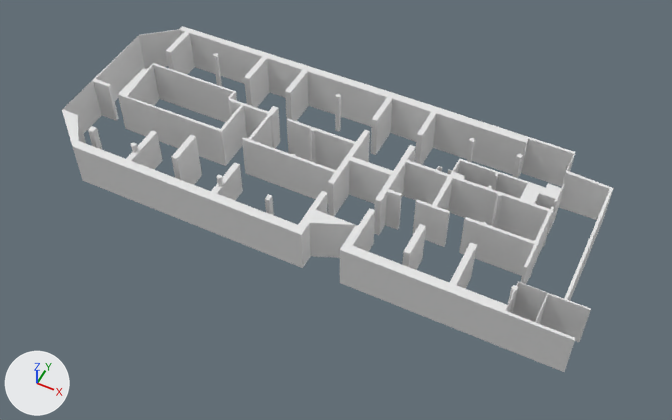
Before and after pictures for a commit that changed the COLLADA model app/maps/SIM_GAM/GAM.dae.
Before and after are seen from a 50 mm camera at (6.8, -66.2, 85.4) aimed at (-27.3, 2.1, 0.1). The lights are fixed; the arrows at lower left show +X, +Y and +Z. Where no turn or scale is listed for an object, it has been applied to the vertices.

Objects in the first picture: 'Body1'.
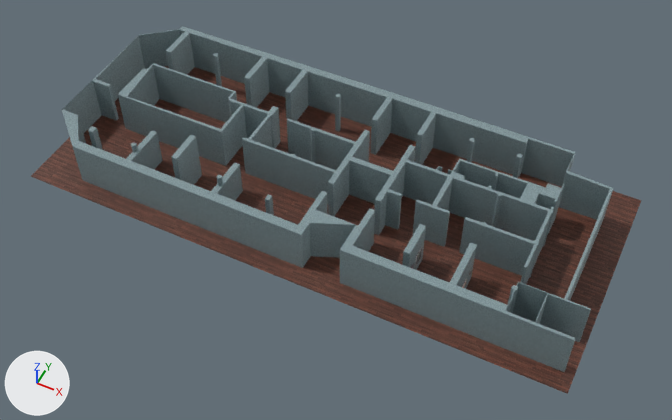
The edits, one by one:
Picture 'stucco-blu.png' (img_stucco_blu_png) is new.
Picture 'parquet-rosso.png' (img_parquet_rosso_png) is new.
Picture '8.jpg' (img_8_jpg) is new.
Material 'stucco' (mat_stucco) is new.
Its texture is img_stucco_blu_png.
Material 'Material.001' (mat_material_001) is new.
Its texture is img_parquet_rosso_png.
Material '8' (mat_8) is new.
Its texture is img_8_jpg.
me_mesh_1 has 570 vertices, 1080 faces and spans x -20.4..48.2, y 78.7..105.1, z 0.0..6.8.
me_mesh_1 now uses material mat_stucco (picture img_stucco_blu_png).
Mesh me_plane is new.
It has 4 vertices, 2 faces and spans x -35.2..35.2, y -15.3..15.3, z 0.0.
It uses material mat_material_001 (picture img_parquet_rosso_png).
Mesh me_8 is new.
It has 4 vertices, 2 faces and spans x 0.0, y -0.86..0.86, z -1.14..1.14.
It uses material mat_8 (picture img_8_jpg).
Object 'floor' (ob_floor) is new; it shows me_plane.
Its location is (-29.3, 5.2, 0.0).
Object '8' (ob_8) is new; it shows me_8.
Its location is (-14.7, -1.9, 2.2).

Where the change shows, as pixel boxes (x1, y1, x2, y2) in the pictures (672 x 420 px):
'Body1', recoloured
    both: (62, 26, 614, 372)
'floor', added (brown)
    after: (31, 66, 641, 394)
'8', added
    after: (415, 247, 422, 268)
